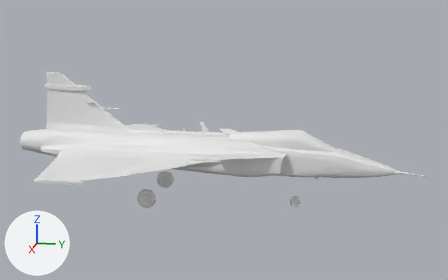
A saved change to the Blender file Assets/Models/Aircraft/Grip.blend.
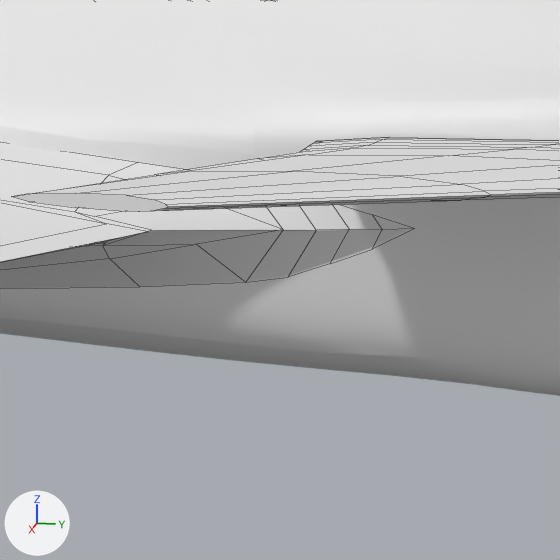
The first picture shows the older version from a 50 mm camera at (21.43, 4.65, 5.9) aimed at (-0.08, 0.35, 0.52). The close-ups show both versions on the part from 42% to 53% of the width and 51% to 68% of the height of that picture; other places that the commit changed are outside them. Every picture has the same lights, and +X, +Y and +Z are marked at lower left. The close-ups show mesh edges as thin lines.

Objects in the first close-up: 'Body', 'Canards', 'Wing'.
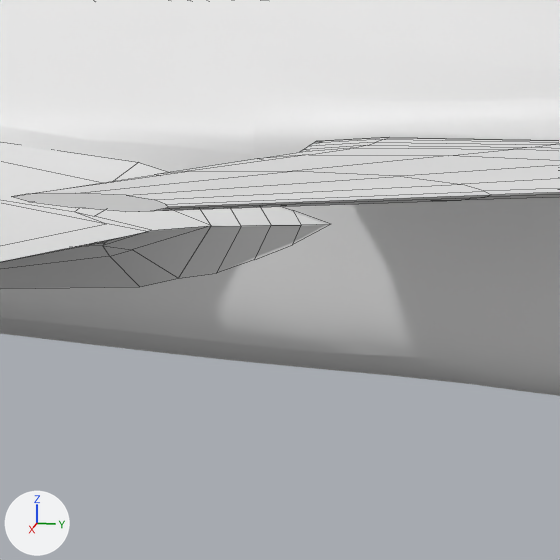
What the commit changed:
me_cube_019 is used by ob_wing; location (0.0, -3.945, -0.029).
me_cube_019 had 143 vertices, 124 faces, 1 loose edge and spanned x -4.21..-0.77, y -1.68..4.54, z -0.34..0.24.
me_cube_019 now has 143 vertices, 124 faces, 1 loose edge and spans x -4.21..-0.77, y -1.68..4.29, z -0.34..0.24.
me_cube_019 part 1: 17 of 143 vertices moved; they spanned x -1.1..-1.01, y 3.64..4.54, z -0.16..0.17 and now span x -1.1..-1.01, y 3.64..4.29, z -0.16..0.16; mean shift (0.0, -0.2, 0.0); largest move (-1.01, 4.54, 0.03) -> (-1.01, 4.29, 0.03).

What differs and where, as boxes (x1, y1, x2, y2) in the close-ups (560 x 560 px):
'Wing', reshaped
    before: (0, 143, 408, 288)
    after: (0, 143, 327, 288)
